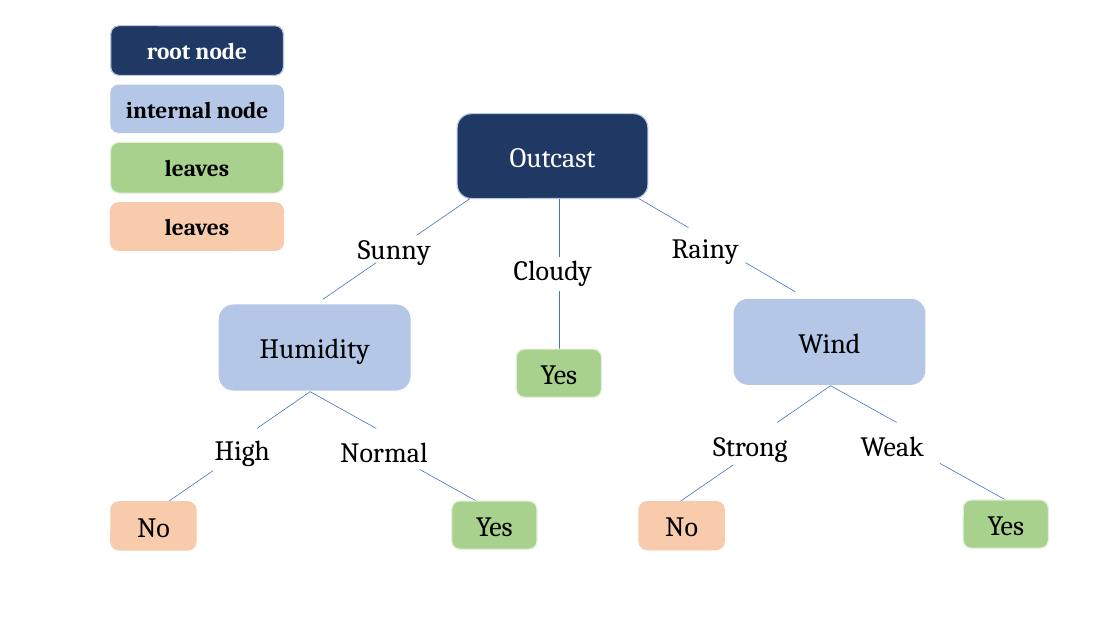
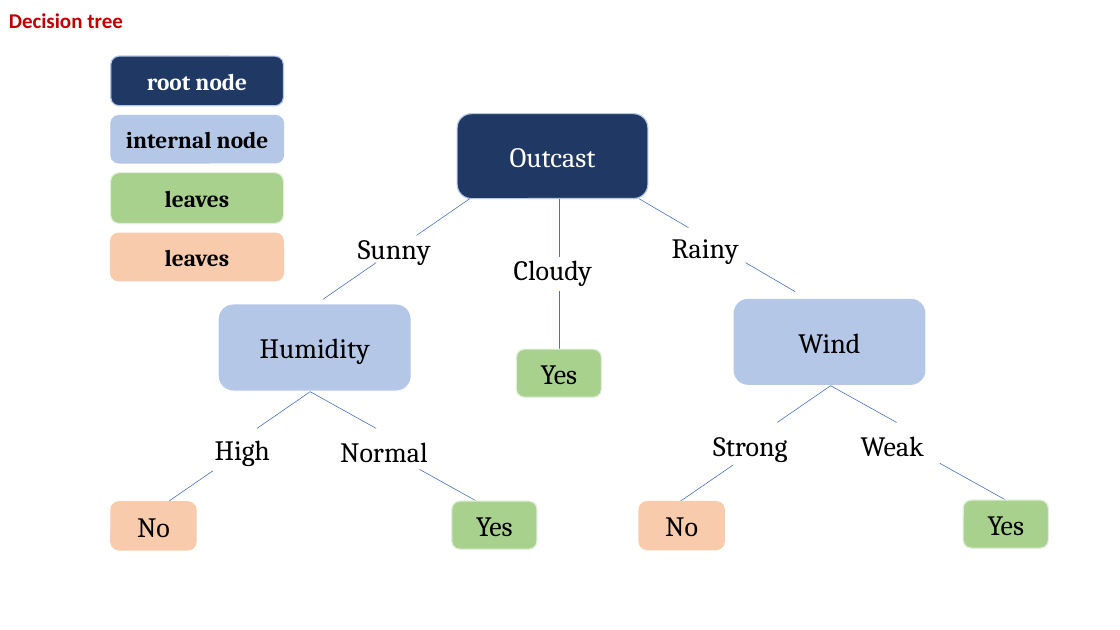
Before and after one commit to obifarin/machine-learning.ainotes, a slide deck: slide 10 of datasets/random_forest/illustrations.pptx (slide 3 before the commit). Drawn at 1120x630 pixels with LibreOffice and Linux fonts; fonts in the diff are those of the drawing. Boxes give left, top, right and bottom in pixels: in the first picture for what was removed or moved away, otherwise in the second. Text is boxed around its words. In the diff, an @@ line names an element or a change of style, - is before the commit and + after.

```diff
--- a/datasets/random_forest/illustrations.pptx
+++ b/datasets/random_forest/illustrations.pptx
@@ text added at (x1=9, y1=13, x2=123, y2=28), 18 pt, text #C00000, bold @@
+Decision tree
@@ 4 rounded rectangles moved together from (x1=111, y1=26, x2=284, y2=250) to (x1=111, y1=56, x2=284, y2=281) @@
```
Also in this commit, not shown: 8 other slides changed, 3 slides added, 1 slide removed, 2 other files.
